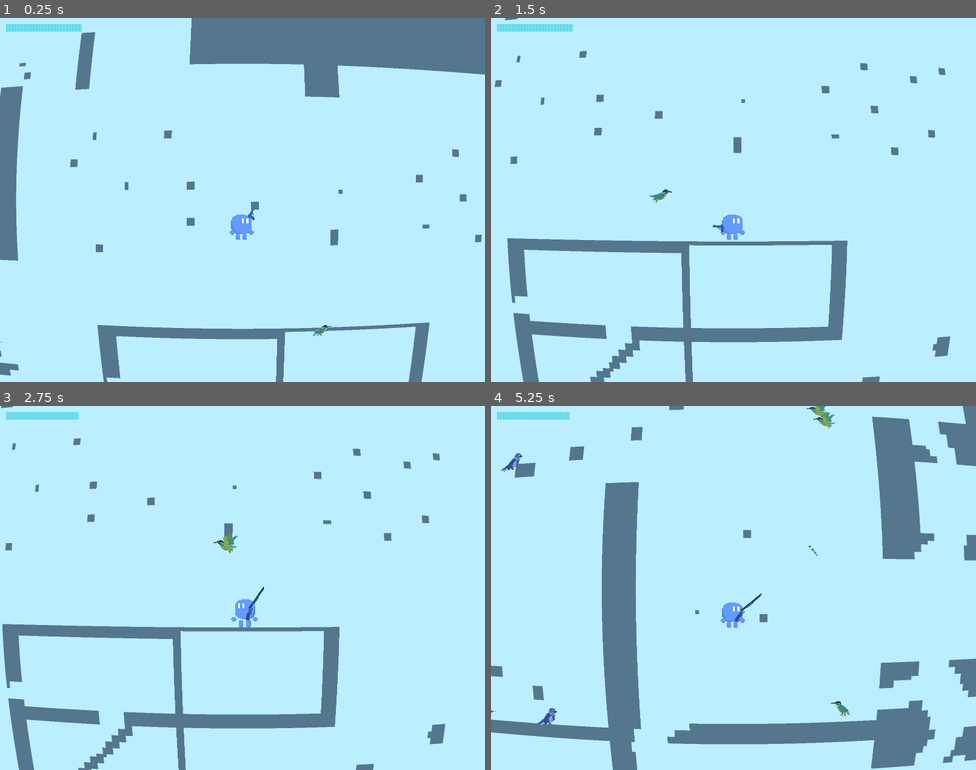
Above: before the commit, frames 1-4 (two rows, left to right).
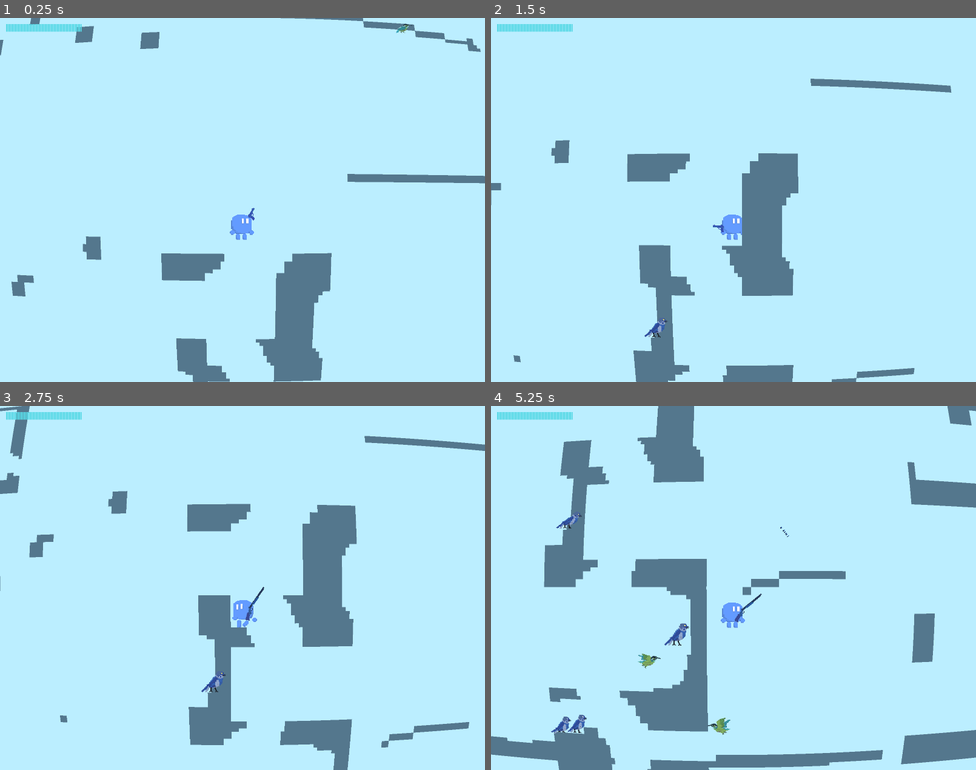
Above: after the commit, the same moments.

Repository: aleksey-45/the-cyancular-ruins
Game: Godot game, scene res://Scenes/Level0.tscn
Same seed, same stepped clock (60 frames per second), same inputs: the game is played once before the commit and once after it.
Inputs (mouse positions are in pixels of both pictures, inside the frame that each line leads up to):
- Up to frame 1 (0.25 s): no input
- Up to frame 2 (1.5 s): move the mouse to (840, 181) at 0.52 s; hold D (right) from 0.53 s (still down); tap 4 (4) at 0.6 s; tap W (up) at 0.77 s; move the mouse to (636, 218) at 1.27 s; tap 1 (1) at 1.35 s
- Up to frame 3 (2.75 s): tap W (up) at 1.52 s; tap 4 (4) at 1.55, 2.3 s; move the mouse to (291, 507) at 2.02 s; release D (right) at 2.03 s; hold A (left) from 2.03 s (still down); tap 2 (2) at 2.1 s
- Up to frame 4 (5.25 s): move the mouse to (709, 660) at 2.77 s; release A (left) at 2.78 s; hold D (right) 2.78-4.28 s; tap 3 (3) at 2.85 s; tap W (up) at 3.02, 3.77, 4.52 s; tap 4 (4) at 3.05, 3.6, 4.55 s; move the mouse to (879, 642) at 3.52 s; move the mouse to (588, 533) at 4.27 s; hold A (left) 4.28-5.03 s; tap R (R) at 4.35 s; move the mouse to (757, 588) at 5.02 s; press the mouse at (757, 588) at 5.03 s; hold D (right) from 5.03 s (still down)

The runs differ from the first frame. In frame 1, 19% of the frame differs, in the area x 0-100%, y 0-100%; in frame 2, 15%; in frame 3, 16%; in frame 4, 29%.

Commit message:
tune: S686 射速0.75 + 地图调整(编辑器改)

Diff:
--- a/Scenes/Weapons/s686.tscn
+++ b/Scenes/Weapons/s686.tscn
@@ -6,7 +6,7 @@
 [node name="S686" type="Node2D" unique_id=1871974505]
 script = ExtResource("1_wb")
 weapon_name = "S686"
-fire_cooldown = 0.8
+fire_cooldown = 0.75
 bullet_speed = 1100.0
 bullet_range = 650.0
 bullet_size = 0.8
Not shown, changed: map/demo.txt
